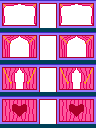
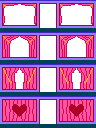
Layered file, before and after one edit (w=96, h=128). Changes by layer:
painted on "Background" over bbox(12, 100, 91, 121)
